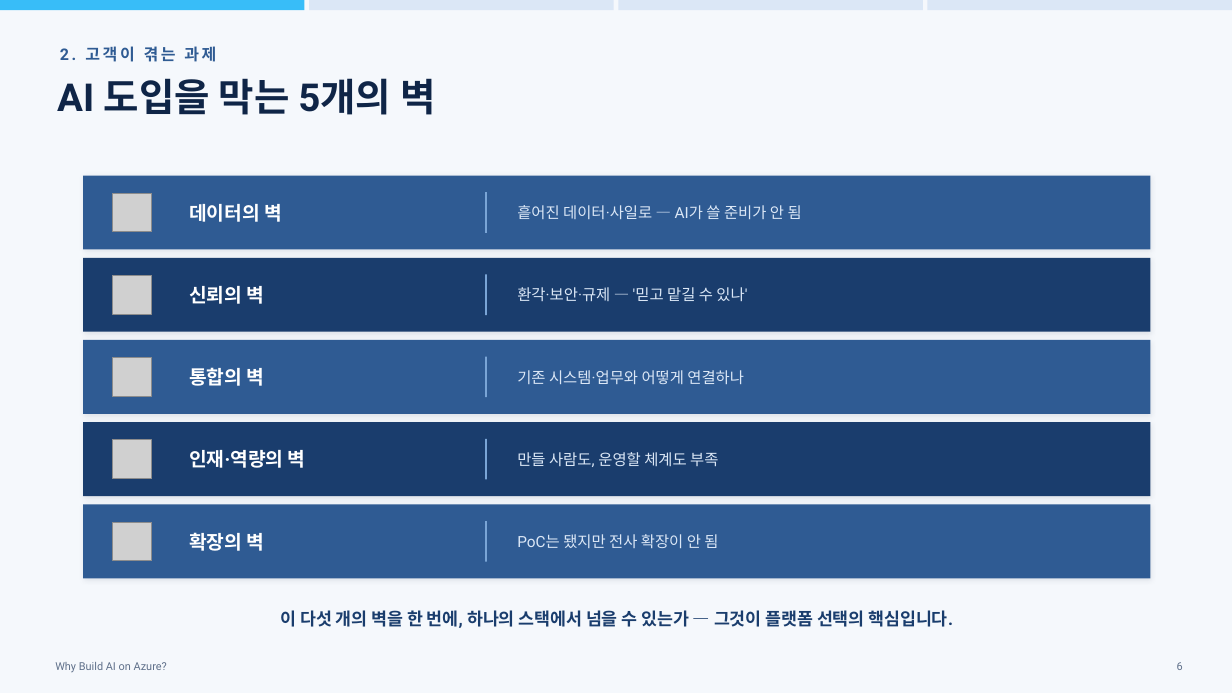
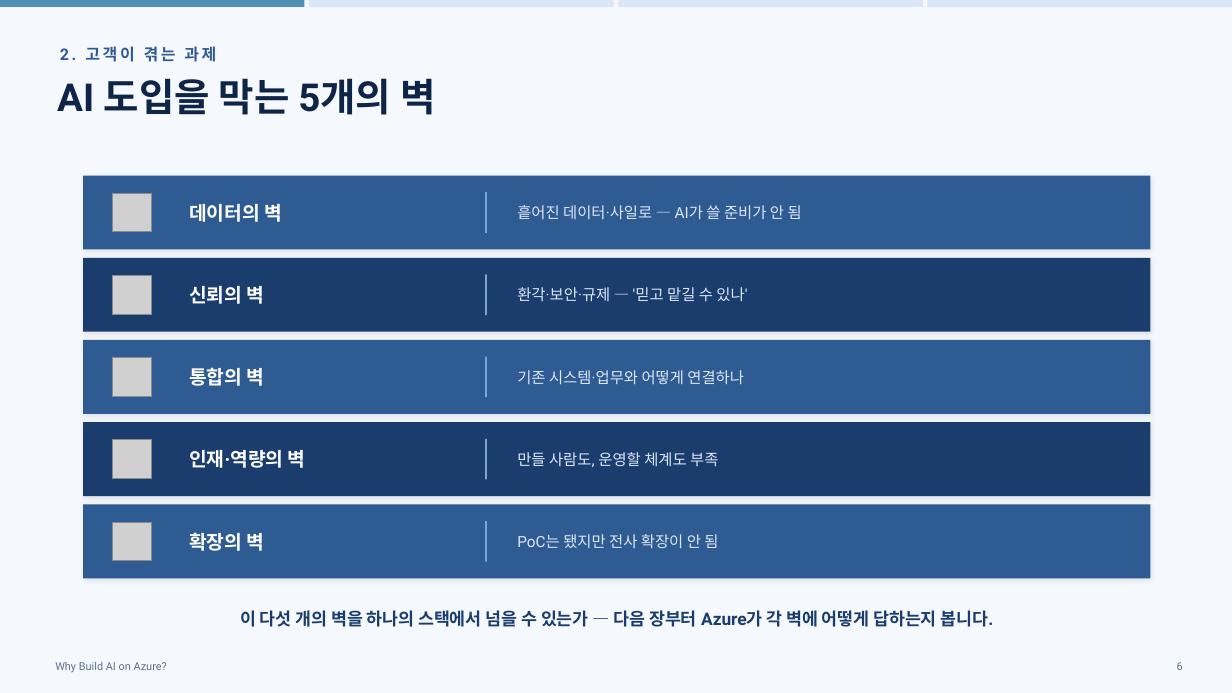
Before and after one commit to hijigoo/why-build-ai-on-azure, a slide deck: slide 6 of PROD-why-build-ai-on-azure.pptx. Drawn at 1232x693 pixels with LibreOffice and Linux fonts; fonts in the diff are those of the drawing; grey boxes stand for pictures. Boxes give left, top, right and bottom in pixels: in the first picture for what was removed or moved away, otherwise in the second. Text is boxed around its words. In the diff, an @@ line names an element or a change of style, - is before the commit and + after.

```diff
--- a/PROD-why-build-ai-on-azure.pptx
+++ b/PROD-why-build-ai-on-azure.pptx
@@ rectangle: place and size @@
-rectangle at [0,0,305,10]
+rectangle at [0,0,305,6]
@@ rectangle at [0,0,305,6]: fill #38BDF8 to #4F8FB6 @@
@@ rectangle: place and size @@
-rectangle at [310,0,615,10]
+rectangle at [310,0,615,6]
@@ rectangle: place and size @@
-rectangle at [618,0,923,10]
+rectangle at [618,0,923,6]
@@ rectangle: place and size @@
-rectangle at [928,0,1232,10]
+rectangle at [928,0,1232,6]
@@ text at [240,610,994,627]: text changed @@
-이 다섯 개의 벽을 한 번에, 하나의 스택에서 넘을 수 있는가 — 그것이 플랫폼 선택의 핵심입니다.
+이 다섯 개의 벽을 하나의 스택에서 넘을 수 있는가 — 다음 장부터 Azure가 각 벽에 어떻게 답하는지 봅니다.
```
Also in this commit, not shown: 30 other slides changed, 1 slide added, 2 other files.
